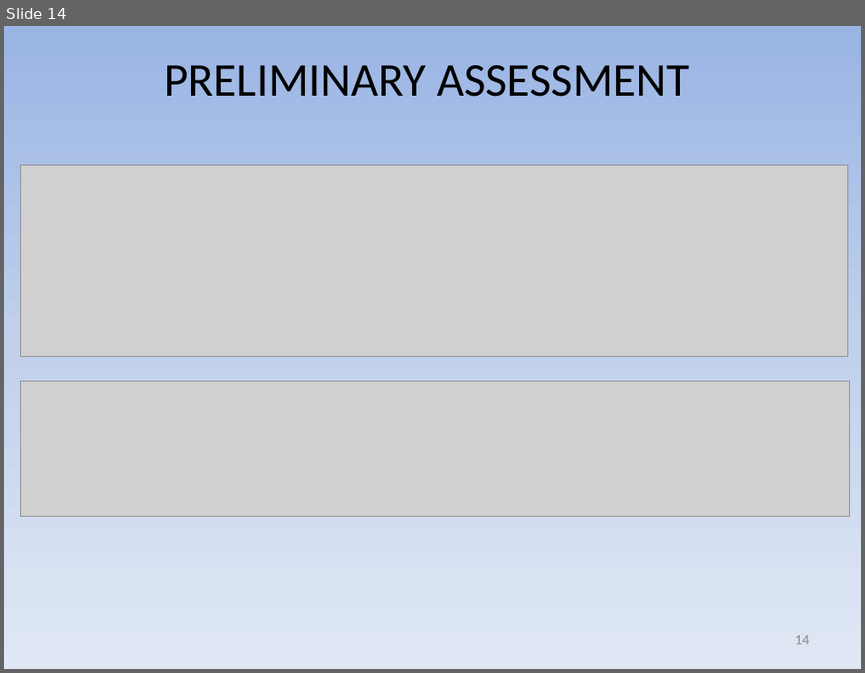
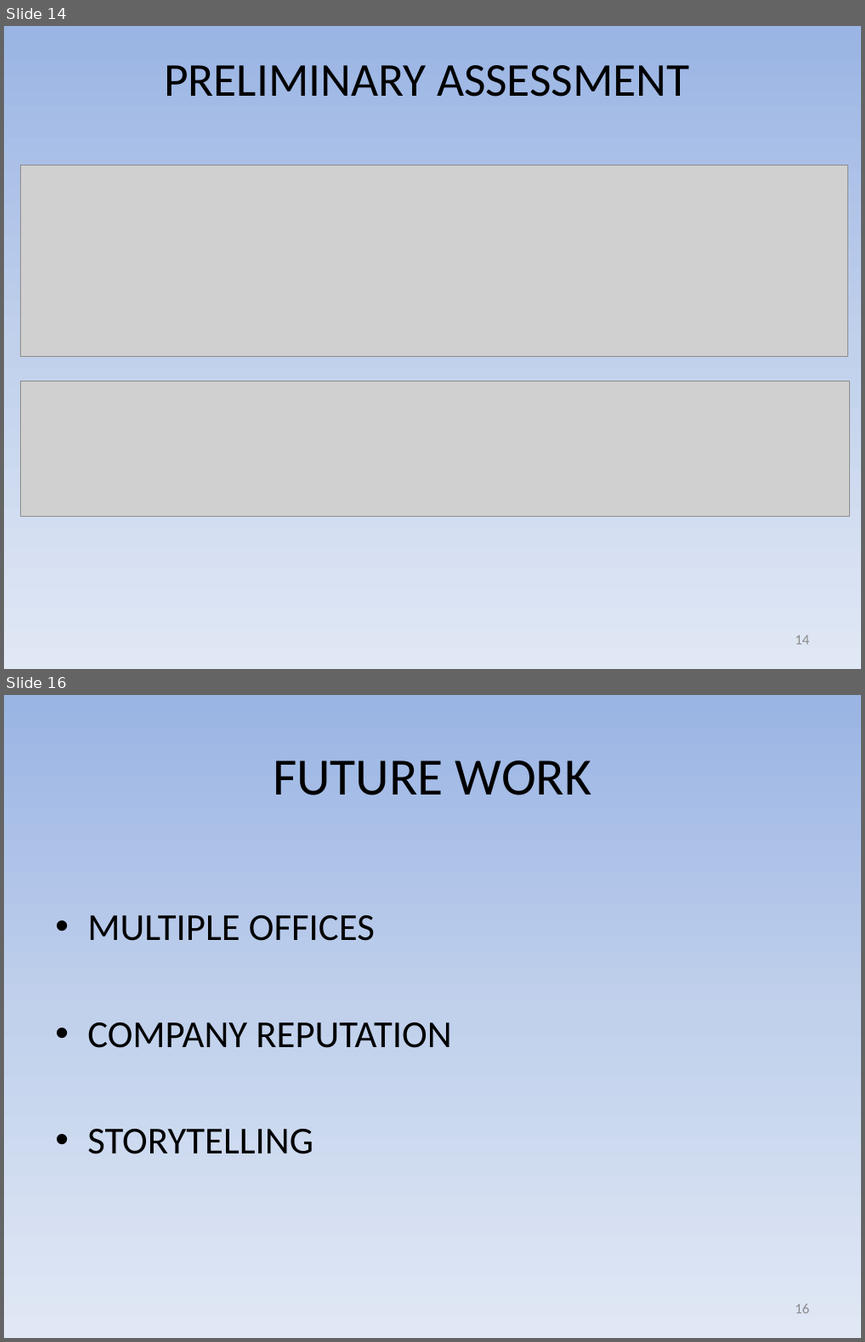
Before and after one commit to gems-uff/sdm, a slide deck: docs/Apresentação/SDM - Apresentação SBGames.pptx. Shown one above the other, each under a label of ours: slide 14 before the commit, slides 14 and 16 after it; the slides between them are not shown. The pictures are 865x673 and 865x1342 pixels, drawn with LibreOffice and Linux fonts; fonts in the diff are those of the drawing; grey boxes stand for pictures. Boxes give left, top, right and bottom in pixels: in the first picture for what was removed or moved away, otherwise in the second. Text is boxed around its words. In the diff, an @@ line names an element or a change of style, - is before the commit and + after.

```diff
--- a/docs/Apresentação/SDM - Apresentação SBGames.pptx
+++ b/docs/Apresentação/SDM - Apresentação SBGames.pptx
@@ slide 16 added at [4, 695, 861, 1338], background gradient #9AB5E4 to #C2D1ED to #E1E8F5 @@
@@ title added at [273, 760, 591, 795], 44 pt, text #000000 @@
+FUTURE WORK
@@ text added at [87, 915, 451, 1154], 32 pt, text #000000 @@
+• MULTIPLE OFFICES
+• COMPANY REPUTATION
+• STORYTELLING
@@ page number added at [794, 1304, 809, 1313], 12 pt, text #8C8C8C @@
+16
```
Also in this commit, not shown: 8 slides changed, 5 other slides added.
